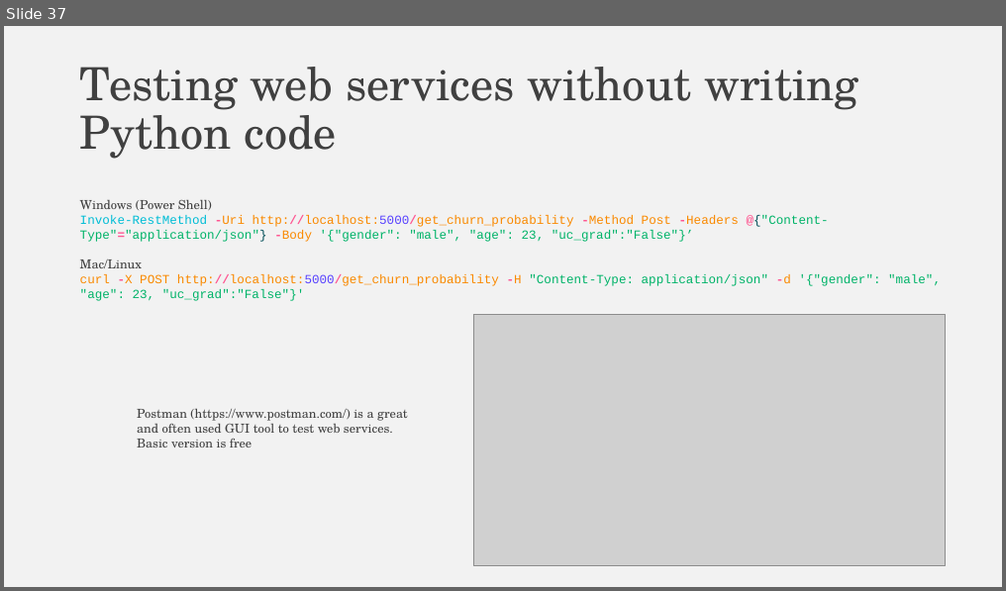
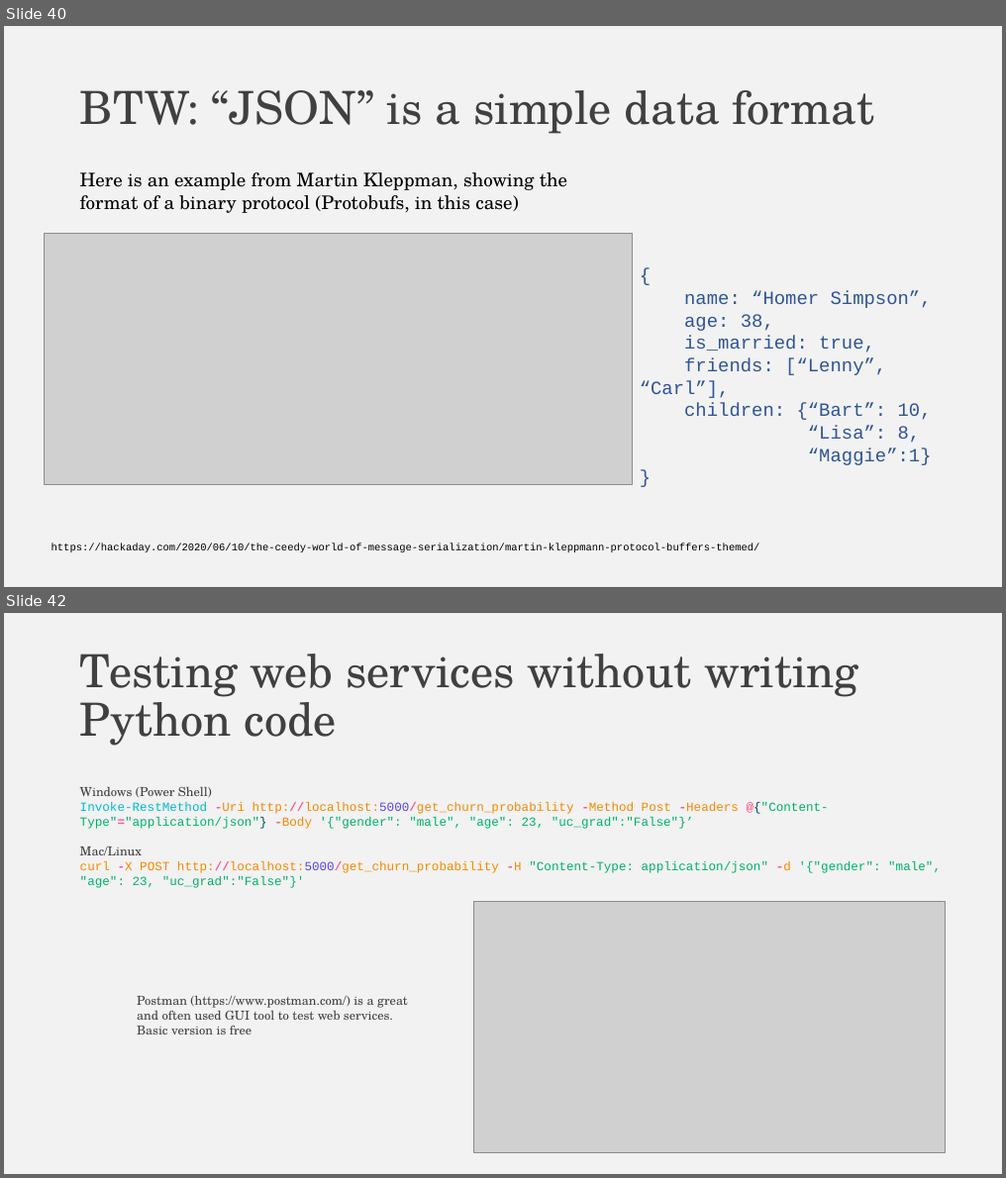
Before and after one commit to falconair/ProgrammingForAnalytics, a slide deck: lectures/075_web_under_the_hood/The web, under the hood.pptx. Shown one above the other, each under a label of ours: slide 37 before the commit, slides 40 and 42 after it; the slides between them are not shown. The pictures are 1006x591 and 1006x1178 pixels, drawn with LibreOffice and Linux fonts; fonts in the diff are those of the drawing; grey boxes stand for pictures. Boxes give left, top, right and bottom in pixels: in the first picture for what was removed or moved away, otherwise in the second. Text is boxed around its words. In the diff, an @@ line names an element or a change of style, - is before the commit and + after.

```diff
--- a/lectures/075_web_under_the_hood/The web, under the hood.pptx
+++ b/lectures/075_web_under_the_hood/The web, under the hood.pptx
@@ slide 40 added at box(4, 26, 1002, 587), background #F2F2F2 @@
@@ title added at box(80, 90, 875, 134), 44 pt, text #404040 @@
+BTW: “JSON” is a simple data format
@@ text added at box(80, 173, 567, 213), 18 pt, text #000000 @@
+Here is an example from Martin Kleppman, showing the format of a binary protocol (Protobufs, in this case)
@@ picture added at box(44, 233, 632, 485) @@
@@ text added at box(640, 291, 932, 466), 18 pt, text #2F5597 @@
+{
+name: “Homer Simpson”,
+age: 38,
+is_married: true,
+friends: [“Lenny”, “Carl”],
+children: {“Bart”: 10,
+“Lisa”: 8,
+“Maggie”:1}
+}
@@ text added at box(52, 544, 760, 553), 10 pt, text #000000 @@
+https://hackaday.com/2020/06/10/the-ceedy-world-of-message-serialization/martin-kleppmann-protocol-buffers-themed/
@@ what was slide 37 is now slide 42 @@
```
Also in this commit, not shown: 9 slides changed, 6 other slides added, 1 slide removed, 4 other files.
